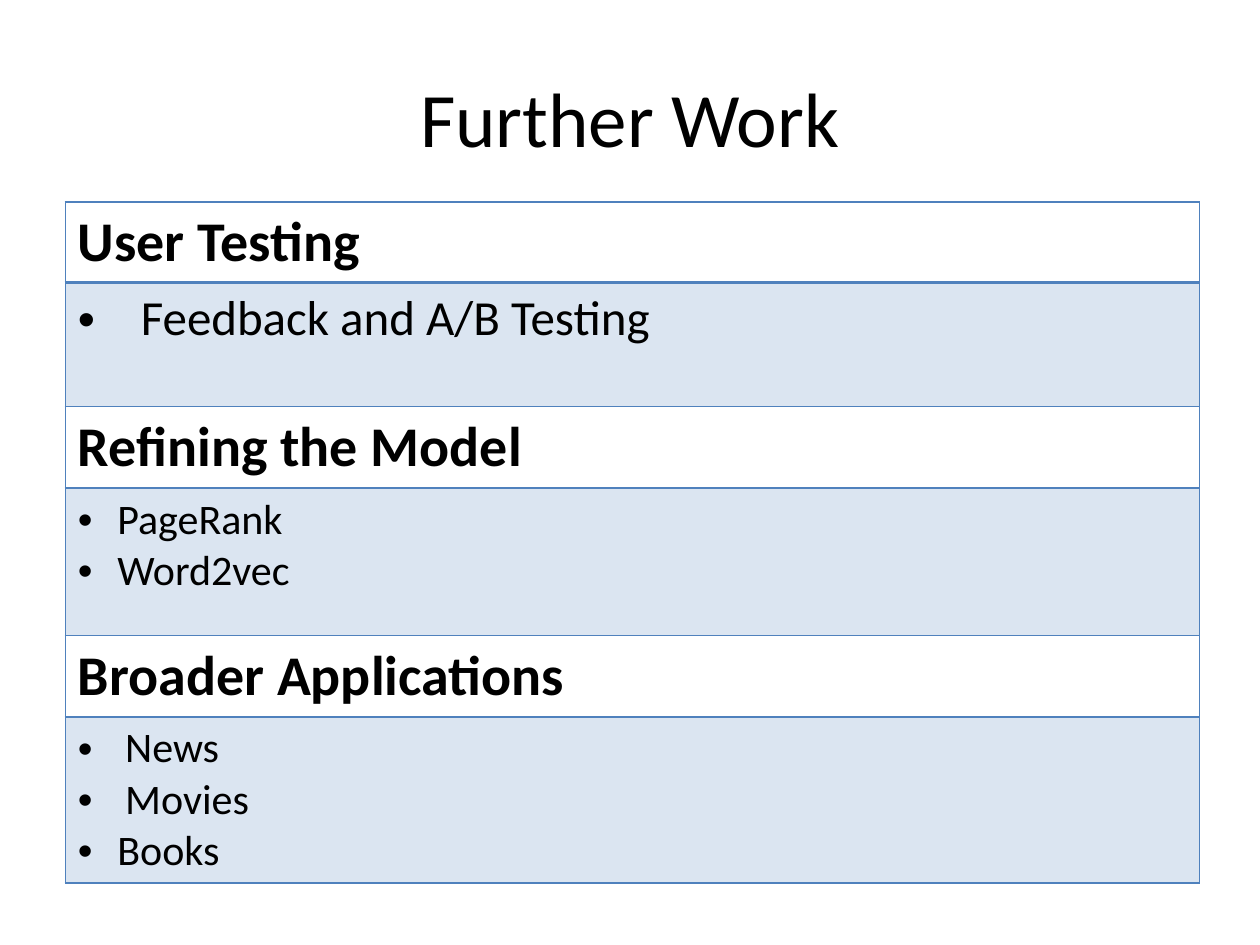
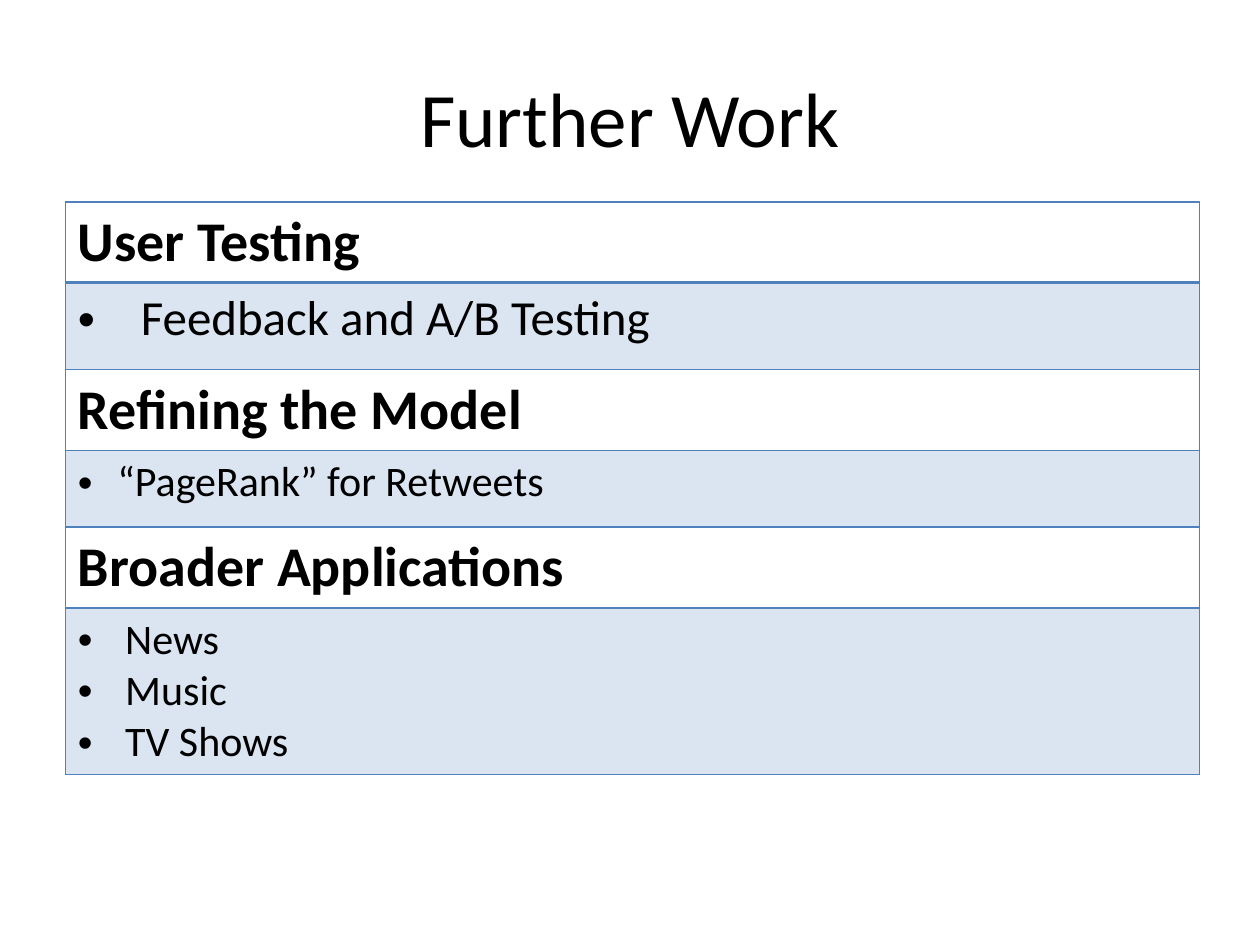
Before and after one commit to susiexsun/capstone_project, a slide deck: slide 9 of capstone_presentation.pptx. Drawn at 1260x945 pixels with LibreOffice and Linux fonts; fonts in the diff are those of the drawing. Boxes give left, top, right and bottom in pixels: in the first picture for what was removed or moved away, otherwise in the second. Text is boxed around its words. In the diff, an @@ line names an element or a change of style, - is before the commit and + after.

```diff
--- a/capstone_presentation.pptx
+++ b/capstone_presentation.pptx
@@ table at [66,202,1200,767] @@
-row 4, column 1: PageRank / Word2vec
+row 4, column 1: “PageRank” for Retweets
-row 6, column 1: News / Movies / Books
+row 6, column 1: News / Music / TV Shows
```
Also in this commit, not shown: 4 other slides changed, 1 other file.
